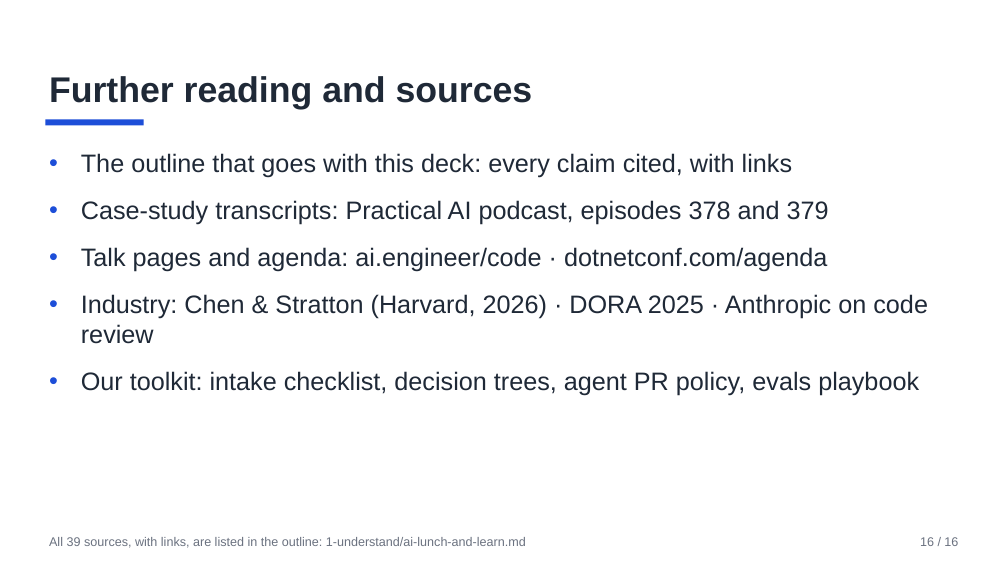
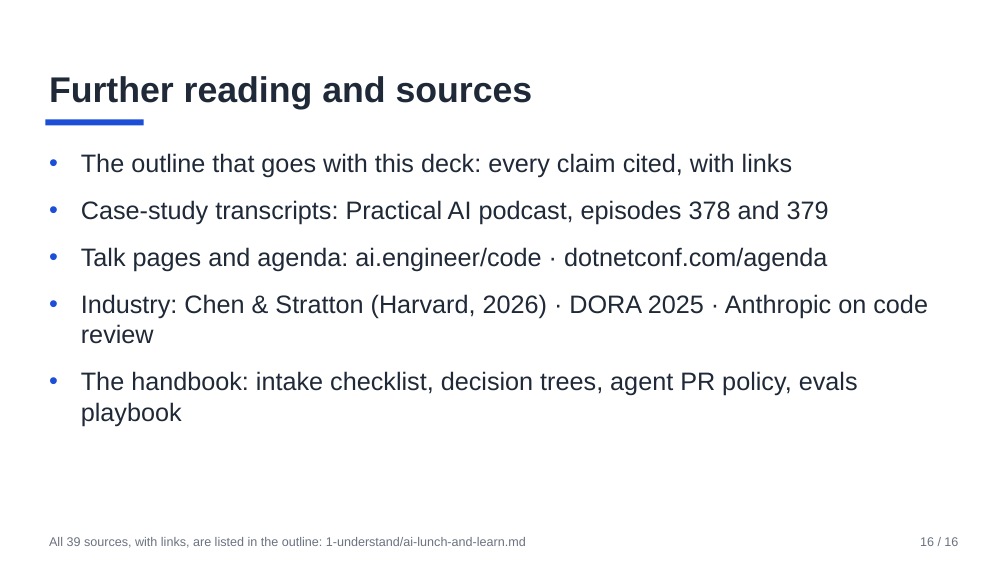
Before and after one commit to AnilKerai/applied-ai-handbook, a slide deck: slide 16 of 1-understand/ai-lunch-and-learn.pptx. Drawn at 1008x567 pixels with LibreOffice and Linux fonts; fonts in the diff are those of the drawing. Boxes give left, top, right and bottom in pixels: in the first picture for what was removed or moved away, otherwise in the second. Text is boxed around its words. In the diff, an @@ line names an element or a change of style, - is before the commit and + after.

```diff
--- a/1-understand/ai-lunch-and-learn.pptx
+++ b/1-understand/ai-lunch-and-learn.pptx
@@ text at [81, 371, 858, 426]: text changed @@
-• Our toolkit: intake checklist, decision trees, agent PR policy, evals playbook
+• The handbook: intake checklist, decision trees, agent PR policy, evals playbook
```
Also in this commit, not shown: 14 other files.
